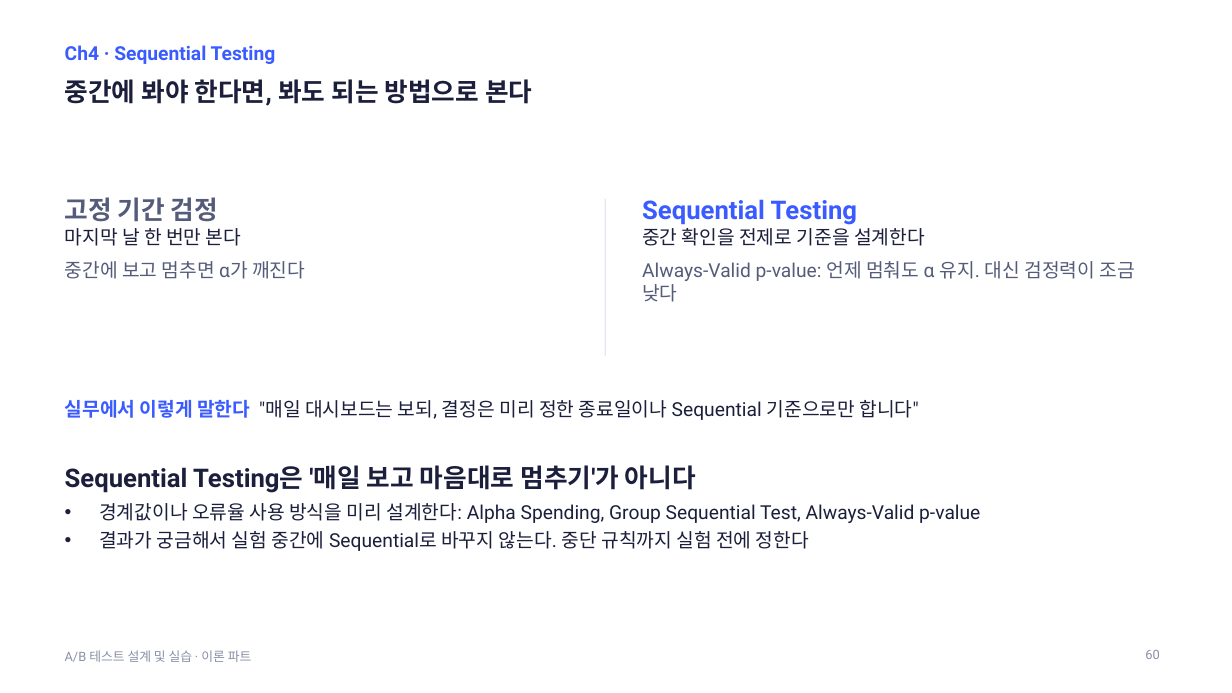
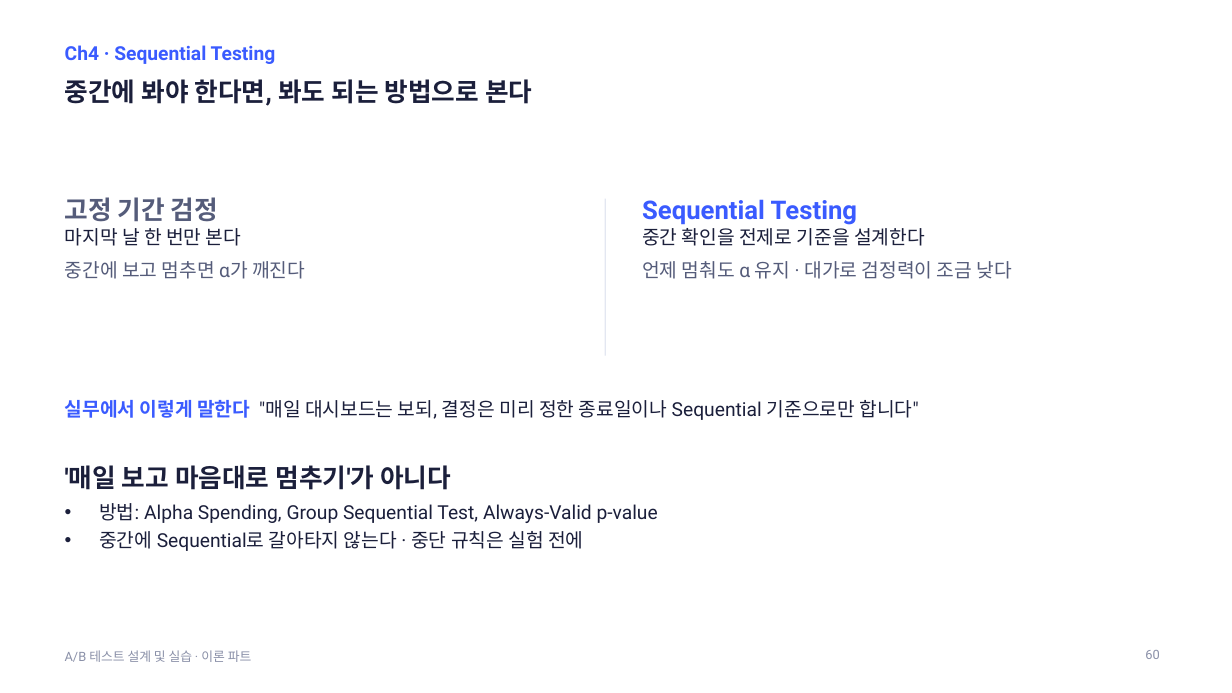
Before and after one commit to kkamret/quickmart-lab-rats, a slide deck: slide 60 of docs/lecture/ab-testing-theory.pptx. Drawn at 1232x693 pixels with LibreOffice and Linux fonts; fonts in the diff are those of the drawing. Boxes give left, top, right and bottom in pixels: in the first picture for what was removed or moved away, otherwise in the second. Text is boxed around its words. In the diff, an @@ line names an element or a change of style, - is before the commit and + after.

```diff
--- a/docs/lecture/ab-testing-theory.pptx
+++ b/docs/lecture/ab-testing-theory.pptx
@@ text at (642,261,1012,279): text changed @@
-Always-Valid p-value: 언제 멈춰도 α 유지. 대신 검정력이 조금 낮다
+언제 멈춰도 α 유지 · 대가로 검정력이 조금 낮다
@@ text at (65,465,658,551): text changed @@
-Sequential Testing은 '매일 보고 마음대로 멈추기'가 아니다
-• 경계값이나 오류율 사용 방식을 미리 설계한다: Alpha Spending, Group Sequential Test, Always-Valid p-value
-• 결과가 궁금해서 실험 중간에 Sequential로 바꾸지 않는다. 중단 규칙까지 실험 전에 정한다
+'매일 보고 마음대로 멈추기'가 아니다
+• 방법: Alpha Spending, Group Sequential Test, Always-Valid p-value
+• 중간에 Sequential로 갈아타지 않는다 · 중단 규칙은 실험 전에
```
Also in this commit, not shown: 44 other slides changed, 1 slide added, 1 slide removed, 2 other files.
